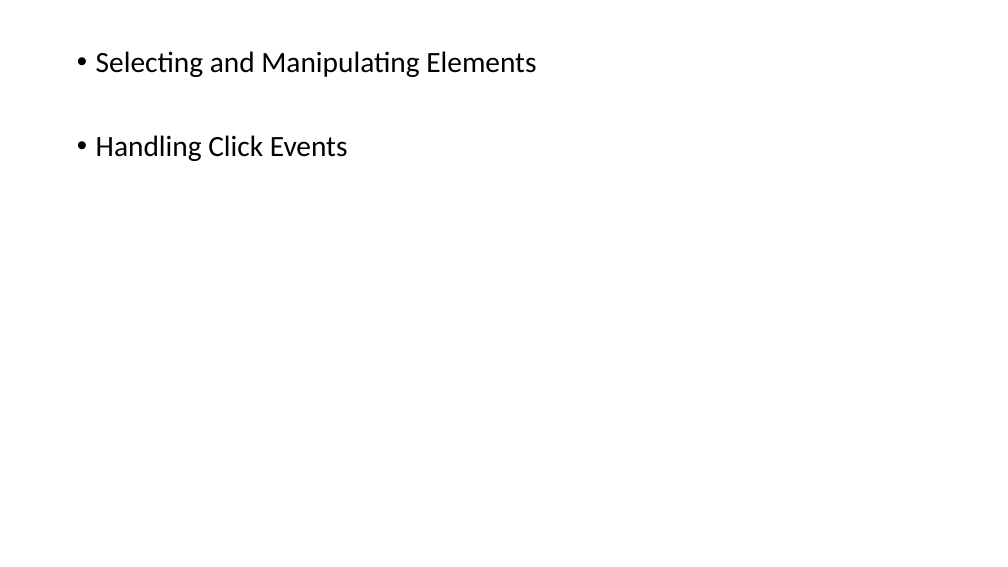
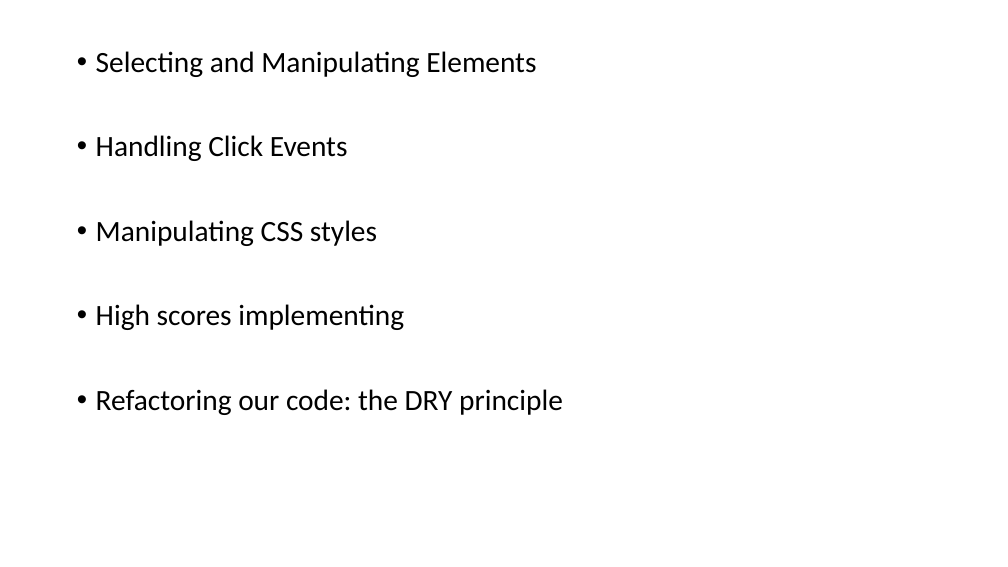
Before and after one commit to PiyushChaturvedii/Batch05, a slide deck: slide 55 of JavaScript.pptx. Drawn at 1008x567 pixels with LibreOffice and Linux fonts; fonts in the diff are those of the drawing. Boxes give left, top, right and bottom in pixels: in the first picture for what was removed or moved away, otherwise in the second. Text is boxed around its words. In the diff, an @@ line names an element or a change of style, - is before the commit and + after.

```diff
--- a/JavaScript.pptx
+++ b/JavaScript.pptx
@@ text at box(96, 220, 563, 415): paragraphs added @@
+• Manipulating CSS styles
+• High scores implementing
+• Refactoring our code: the DRY principle
```
Also in this commit, not shown: 1 slide added, 3 other files.
